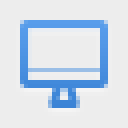
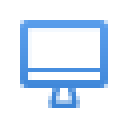
Layered file, before and after one edit (128x128). Changes by layer:
painted on "200% icon-blue@2x.png, icon-blue.png" over [20, 20, 108, 108]
hid "example background" over [0, 0, 128, 128]
